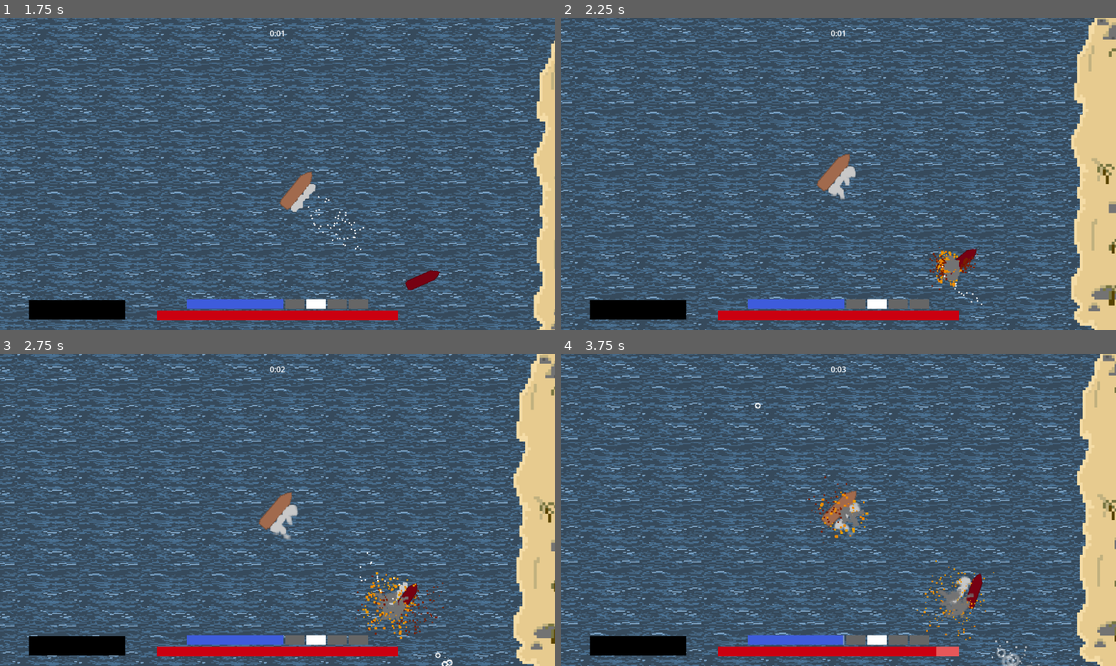
Above: before the commit, frames 1-4 (two rows, left to right).
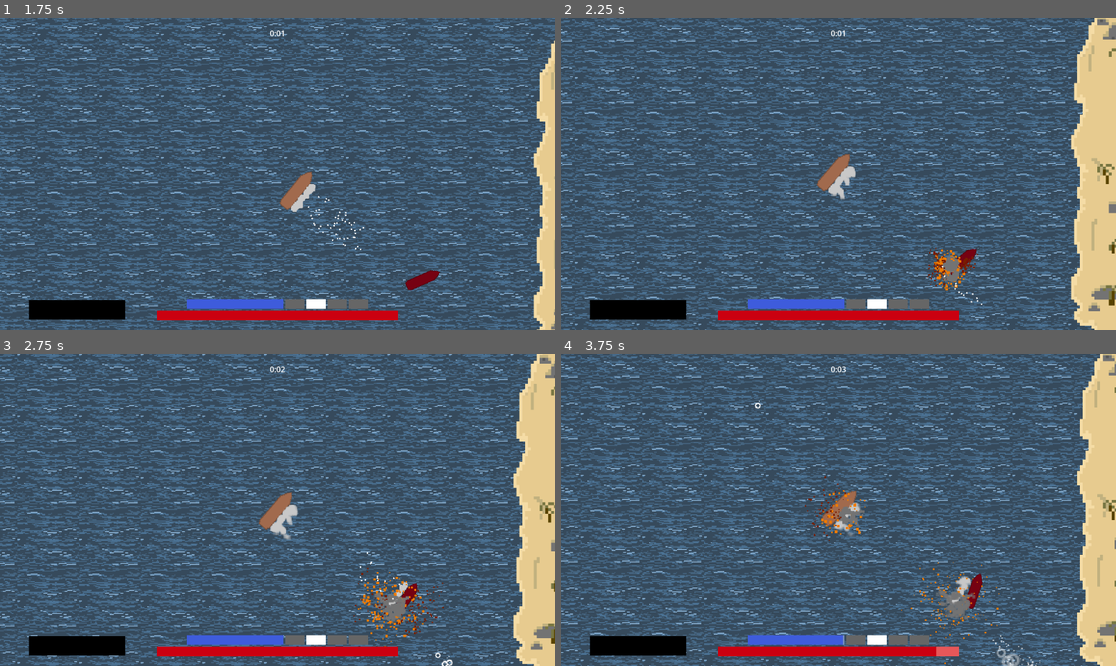
Above: after the commit, the same moments.

Repository: thibautkochjung-gif/Cannonade
Game: Godot game, scene res://Nodes/main_menu.tscn
Two runs of this game, one before a commit and one after it. Both use one fixed random seed, a clock stepped at 60 frames per second and the inputs below.
Inputs (mouse positions are in pixels of both pictures, inside the frame that each line leads up to):
- Up to frame 1 (1.75 s): click "New Game" at 0.5 s; move the mouse to (399, 158) at 1.27 s; hold D (steer_right) from 1.28 s (still down); hold 1 (ammo_1) from 1.28 s (still down); click (399, 158) at 1.42 s
- Up to frame 2 (2.25 s): release D (steer_right) at 2 s; release 1 (ammo_1) at 2 s; drag from (727, 189) to (971, 267) at 2.02 s
- Up to frame 3 (2.75 s): no input
- Up to frame 4 (3.75 s): move the mouse to (894, 441) at 2.77 s; hold D (steer_right) 2.78-3.5 s; hold 3 (ammo_3) 2.78-3.5 s; drag from (810, 572) to (977, 594) at 3.52 s

Frame 1 is identical in both runs. In frame 2, 0.3% of the frame differs, in the area x 65-73%, y 73-88%; in frame 3, 0.7%; in frame 4, 0.9%, in the area x 35-87%, y 14-100%.

Commit message:
Improved performance by converting GPUparticles to CPUparticles

Diff:
--- a/Nodes/burn_dot_particles.tscn
+++ b/Nodes/burn_dot_particles.tscn
@@ -1,12 +1,37 @@
 [gd_scene format=3 uid="uid://dkkon17opb2vg"]
 
-[ext_resource type="Material" uid="uid://6j272qhjm65" path="res://Particles/BurningDOTParticleProcessMaterial.tres" id="1_etn05"]
-[ext_resource type="Material" uid="uid://bsubsleuc5evt" path="res://Particles/BurningDOTParticleProcessMaterial2.tres" id="2_bw6e1"]
-[ext_resource type="Material" uid="uid://20ubvkwknuja" path="res://Particles/BurningDOTParticleProcessMaterial3.tres" id="3_bw6e1"]
+[ext_resource type="Gradient" uid="uid://beddcnsdeyaau" path="res://Resources/fire_gradient.tres" id="1_6pvut"]
+
+[sub_resource type="Curve" id="Curve_m77o4"]
+_limits = [-200.0, 200.0, 0.0, 1.0]
+_data = [Vector2(0, 1), 0.0, 0.0, 0, 0, Vector2(1, 1), 0.0, 0.0, 0, 0]
+point_count = 2
+
+[sub_resource type="Curve" id="Curve_oxn7x"]
+_data = [Vector2(0, 1), 0.0, 0.0, 0, 0, Vector2(0.5256411, 0.61431956), -1.4193041, -1.4193041, 0, 0, Vector2(1, 0.02294302), 0.0, 0.0, 0, 0]
+point_count = 3
+
+[sub_resource type="Curve" id="Curve_etn05"]
+_limits = [-200.0, 200.0, 0.0, 1.0]
+_data = [Vector2(0, 1), 0.0, 0.0, 0, 0, Vector2(1, 1), 0.0, 0.0, 0, 0]
+point_count = 2
+
+[sub_resource type="Curve" id="Curve_bw6e1"]
+_data = [Vector2(0, 1), 0.0, 0.0, 0, 0, Vector2(0.5256411, 0.61431956), -1.4193041, -1.4193041, 0, 0, Vector2(1, 0.02294302), 0.0, 0.0, 0, 0]
+point_count = 3
+
+[sub_resource type="Curve" id="Curve_typsf"]
+_limits = [-200.0, 200.0, 0.0, 1.0]
+_data = [Vector2(0, 1), 0.0, 0.0, 0, 0, Vector2(1, 1), 0.0, 0.0, 0, 0]
+point_count = 2
+
+[sub_resource type="Curve" id="Curve_acla7"]
+_data = [Vector2(0, 1), 0.0, 0.0, 0, 0, Vector2(0.34294873, 0.5371835), -1.4193041, -1.4193041, 0, 0, Vector2(1, 0.02294302), 0.0, 0.0, 0, 0]
+point_count = 3
 
 [node name="BurnDotParticles" type="Node2D" unique_id=811084492 groups=["burn_particle_parent_node"]]
 
-[node name="FlameFlow1" type="GPUParticles2D" parent="." unique_id=415750652 groups=["flame_flow"]]
+[node name="FlameFlow1" type="CPUParticles2D" parent="." unique_id=16883211 groups=["flame_flow"]]
 position = Vector2(2.0000005, 1.1920929e-07)
 rotation = -0.26797473
 scale = Vector2(2, 2)
@@ -14,10 +39,27 @@
 lifetime = 0.7
 speed_scale = 0.6
 randomness = 0.5
+fixed_fps = 30
 local_coords = true
-process_material = ExtResource("1_etn05")
+draw_order = 1
+direction = Vector2(1, -0.8)
+spread = 30.0
+gravity = Vector2(0, 0)
+initial_velocity_min = 80.0
+initial_velocity_max = 120.0
+linear_accel_min = -10.000002
+linear_accel_max = -10.000002
+linear_accel_curve = SubResource("Curve_m77o4")
+tangential_accel_min = -250.0
+tangential_accel_max = -250.0
+damping_min = 100.00001
+damping_max = 100.00001
+scale_amount_min = 2.0
+scale_amount_max = 6.0
+scale_amount_curve = SubResource("Curve_oxn7x")
+color_ramp = ExtResource("1_6pvut")
 
-[node name="FlameFlow2" type="GPUParticles2D" parent="." unique_id=1601232100 groups=["flame_flow"]]
+[node name="FlameFlow2" type="CPUParticles2D" parent="." unique_id=922550 groups=["flame_flow"]]
 position = Vector2(-2, 0)
 rotation = 3.55128
 scale = Vector2(2, 2)
@@ -25,14 +67,45 @@
 lifetime = 0.7
 speed_scale = 0.6
 randomness = 0.5
+fixed_fps = 30
 local_coords = true
-process_material = ExtResource("2_bw6e1")
+draw_order = 1
+direction = Vector2(1, 0.8)
+spread = 30.0
+gravity = Vector2(0, 0)
+initial_velocity_min = 80.0
+initial_velocity_max = 120.0
+linear_accel_min = -10.000002
+linear_accel_max = -10.000002
+linear_accel_curve = SubResource("Curve_etn05")
+tangential_accel_min = 249.99998
+tangential_accel_max = 249.99998
+damping_min = 100.00001
+damping_max = 100.00001
+scale_amount_min = 2.0
+scale_amount_max = 6.0
+scale_amount_curve = SubResource("Curve_bw6e1")
+color_ramp = ExtResource("1_6pvut")
 
-[node name="FlameFlow3" type="GPUParticles2D" parent="." unique_id=220926136 groups=["flame_flow"]]
+[node name="FlameFlow3" type="CPUParticles2D" parent="." unique_id=1224795348 groups=["flame_flow"]]
 rotation = 4.0316434
 scale = Vector2(2, 2)
 amount = 50
 speed_scale = 0.6
 randomness = 0.5
+fixed_fps = 30
 local_coords = true
-process_material = ExtResource("3_bw6e1")
+draw_order = 1
+direction = Vector2(1, 0.8)
+spread = 10.0
+gravity = Vector2(0, 0)
+initial_velocity_min = 80.0
+initial_velocity_max = 120.0
+linear_accel_min = -10.000002
+linear_accel_max = -10.000002
+linear_accel_curve = SubResource("Curve_typsf")
+damping_max = 20.0
+scale_amount_min = 2.0
+scale_amount_max = 8.0
+scale_amount_curve = SubResource("Curve_acla7")
+color_ramp = ExtResource("1_6pvut")
--- a/Nodes/explosion.tscn
+++ b/Nodes/explosion.tscn
@@ -2,42 +2,36 @@
 
 [ext_resource type="Material" uid="uid://dth1a22v2dpj5" path="res://Particles/ExplosionSmoke.tres" id="1_f5ie8"]
 [ext_resource type="Script" uid="uid://da0ypud5je4y" path="res://Scripts/explosion_effect.gd" id="1_k2lee"]
-[ext_resource type="Material" uid="uid://cejpyom8vggt7" path="res://Particles/DamageParticlesReverse.tres" id="2_kwcsq"]
 
 [sub_resource type="Curve" id="Curve_l4vhm"]
 _data = [Vector2(0, 1), 0.0, -2.3918275e-07, 0, 0, Vector2(0.4888179, 0.50295615), -2.2774851, -2.2774851, 0, 0, Vector2(0.99361026, 0), 0.0, 0.0, 0, 0]
 point_count = 3
 
-[sub_resource type="CurveTexture" id="CurveTexture_pouay"]
-curve = SubResource("Curve_l4vhm")
-
-[sub_resource type="ParticleProcessMaterial" id="ParticleProcessMaterial_ikxos"]
-particle_flag_disable_z = true
-direction = Vector3(0, -1, 0)
-spread = 180.0
-initial_velocity_min = 60.89
-initial_velocity_max = 116.04
-gravity = Vector3(0, 0, 0)
-damping_min = 58.626003
-damping_max = 120.368004
-scale_min = 2.0
-scale_max = 6.0
-scale_curve = SubResource("CurveTexture_pouay")
-color = Color(0.9372549, 0.48235294, 0, 1)
-hue_variation_min = 0.009999977
-hue_variation_max = 0.059999976
-
 [node name="Explosion" type="Node2D" unique_id=1569529172 node_paths=PackedStringArray("despawn_timer")]
 script = ExtResource("1_k2lee")
 despawn_timer = NodePath("DespawnTimer")
 
-[node name="RedParticles" type="GPUParticles2D" parent="." unique_id=1508377687 groups=["explosion_particles"]]
+[node name="RedParticles" type="CPUParticles2D" parent="." unique_id=216669396 groups=["explosion_particles"]]
 emitting = false
 amount = 50
 lifetime = 4.0
 one_shot = true
 explosiveness = 1.0
-process_material = SubResource("ParticleProcessMaterial_ikxos")
+fixed_fps = 30
+draw_order = 1
+direction = Vector2(0, -1)
+spread = 180.0
+gravity = Vector2(0, 0)
+initial_velocity_min = 60.89
+initial_velocity_max = 116.04
+damping_min = 58.626003
+damping_max = 120.368004
+scale_amount_min = 2.0
+scale_amount_max = 6.0
+scale_amount_curve = SubResource("Curve_l4vhm")
+color = Color(0.9372549, 0.48235294, 0, 1)
+hue_variation_min = 0.009999977
+hue_variation_max = 0.059999976
 
 [node name="ExplosionSmoke" type="GPUParticles2D" parent="." unique_id=545484230 groups=["explosion_particles"]]
 emitting = false
@@ -47,14 +41,25 @@
 explosiveness = 1.0
 process_material = ExtResource("1_f5ie8")
 
-[node name="DebrisParticles" type="GPUParticles2D" parent="." unique_id=131715866 groups=["explosion_particles"]]
+[node name="DebrisParticles" type="CPUParticles2D" parent="." unique_id=1258481526 groups=["explosion_particles"]]
 emitting = false
 amount = 30
 lifetime = 2.07
 one_shot = true
 speed_scale = 3.0
 explosiveness = 1.0
-process_material = ExtResource("2_kwcsq")
+fixed_fps = 30
+draw_order = 1
+direction = Vector2(-1, 0)
+spread = 70.0
+gravity = Vector2(0, 0)
+initial_velocity_min = 18.4
+initial_velocity_max = 64.119995
+damping_min = 20.185001
+damping_max = 27.28
+scale_amount_min = 1.5
+scale_amount_max = 4.0
+color = Color(0.47638643, 0.11520409, 1.2321472e-05, 1)
 
 [node name="DespawnTimer" type="Timer" parent="." unique_id=1941708892]
 one_shot = true
--- a/Nodes/water_splash.tscn
+++ b/Nodes/water_splash.tscn
@@ -1,20 +1,38 @@
 [gd_scene format=3 uid="uid://clgaj3j2th04d"]
 
 [ext_resource type="Script" uid="uid://lyqmuvsdmb76" path="res://Scripts/water_splash.gd" id="1_u0xmg"]
-[ext_resource type="Material" uid="uid://bagvsp3u50nsa" path="res://Particles/DropletParticleProcessMaterial.tres" id="2_4qrvk"]
 [ext_resource type="Texture2D" uid="uid://dbthqnffhunu" path="res://Textures/WaterRingGradientTextureTree.tres" id="3_n0rfg"]
+
+[sub_resource type="Curve" id="Curve_xbbsj"]
+_data = [Vector2(0, 0.36685002), 0.0, 1.4, 0, 0, Vector2(0.56050956, 1), 0.0, 0.0, 0, 0, Vector2(0.9936305, 0), 0.0, 0.0, 0, 0]
+point_count = 3
+
+[sub_resource type="Gradient" id="Gradient_xbbsj"]
+colors = PackedColorArray(1, 1, 1, 1, 1, 1, 1, 0.3254902)
 
 [node name="WaterSplash" type="Node2D" unique_id=1964678353 node_paths=PackedStringArray("despawn_timer")]
 script = ExtResource("1_u0xmg")
 despawn_timer = NodePath("DespawnTimer")
 
-[node name="DropletParticles" type="GPUParticles2D" parent="." unique_id=445839074]
+[node name="DropletParticles" type="CPUParticles2D" parent="." unique_id=2074885867]
 emitting = false
 lifetime = 1.65
 one_shot = true
 explosiveness = 0.76
 randomness = 0.53
-process_material = ExtResource("2_4qrvk")
+fixed_fps = 30
+draw_order = 1
+emission_shape = 1
+emission_sphere_radius = 1.0
+direction = Vector2(0, -1)
+spread = 23.793
+gravity = Vector2(0, 98)
+initial_velocity_min = 39.1
+initial_velocity_max = 84.95
+scale_amount_min = 2.0
+scale_amount_max = 4.0
+scale_amount_curve = SubResource("Curve_xbbsj")
+color_ramp = SubResource("Gradient_xbbsj")
 
 [node name="WaterRingSprite" type="Sprite2D" parent="." unique_id=1110360913]
 z_index = 10
--- a/Scripts/water_splash.gd
+++ b/Scripts/water_splash.gd
@@ -2,7 +2,7 @@
 
 @export var despawn_timer : Timer
 @onready var water_ring: Sprite2D = $WaterRingSprite
-@onready var droplet_particles: GPUParticles2D = $DropletParticles
+@onready var droplet_particles: CPUParticles2D = $DropletParticles
 
 func setup(water_ring_size : float, particle_multiplier : float, particle_scale_modifier : float) -> void :
 	var tween = create_tween()
@@ -13,8 +13,8 @@
 	$WaterRingSprite.scale = Vector2(start_scale, start_scale)
 
 	droplet_particles.amount = droplet_particles.amount * particle_multiplier
-	droplet_particles.process_material.scale_min *= particle_scale_modifier
-	droplet_particles.process_material.scale_max *= particle_scale_modifier
+	droplet_particles.scale_amount_min *= particle_scale_modifier
+	droplet_particles.scale_amount_max *= particle_scale_modifier
 	droplet_particles.restart()
 
 	tween.parallel().tween_property(
